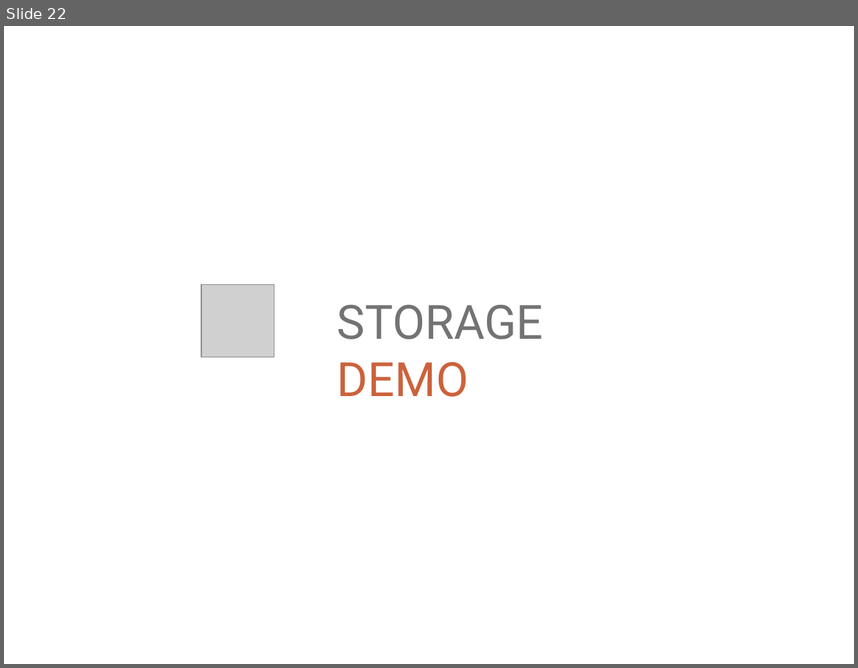
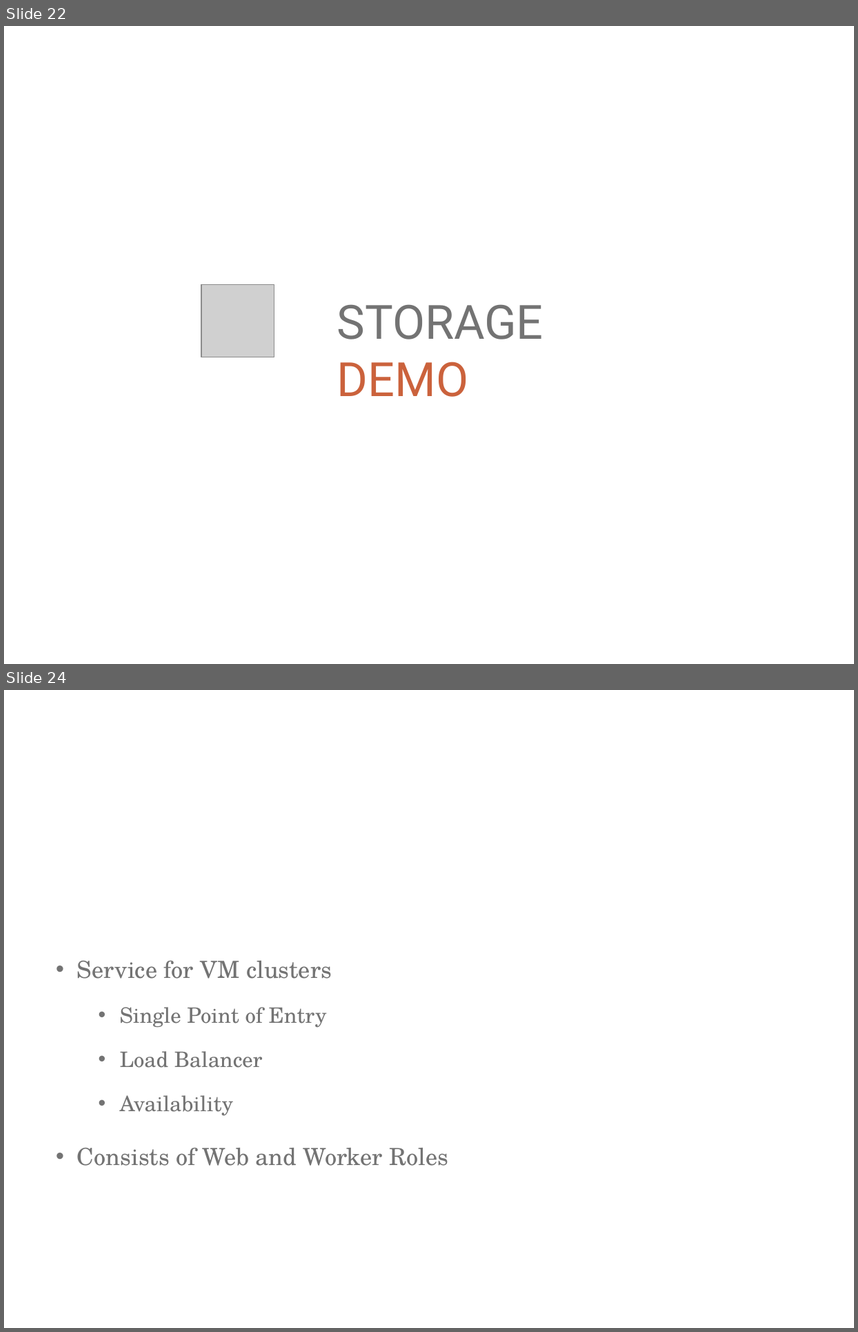
Before and after one commit to ritasker/Presentations-Archive, a slide deck: Current/Azure The Good Parts Web Apps/AzureTheGoodParts-WebApps.pptx. Shown one above the other, each under a label of ours: slide 22 before the commit, slides 22 and 24 after it; the slides between them are not shown. The pictures are 858x668 and 858x1332 pixels, drawn with LibreOffice and Linux fonts; fonts in the diff are those of the drawing; grey boxes stand for pictures; background and template pictures are left out. Boxes give left, top, right and bottom in pixels: in the first picture for what was removed or moved away, otherwise in the second. Text is boxed around its words. In the diff, an @@ line names an element or a change of style, - is before the commit and + after.

```diff
--- a/Current/Azure The Good Parts Web Apps/AzureTheGoodParts-WebApps.pptx
+++ b/Current/Azure The Good Parts Web Apps/AzureTheGoodParts-WebApps.pptx
@@ slide 24 added at (4, 690, 854, 1328), background picture (left out) @@
@@ text added at (77, 960, 448, 1165), 20 pt, text #737373 @@
+• Service for VM clusters
+  • Single Point of Entry
+  • Load Balancer
+  • Availability
+• Consists of Web and Worker Roles
```
Also in this commit, not shown: 2 slides changed, 3 other slides added, 1 slide removed, 3 other files.
